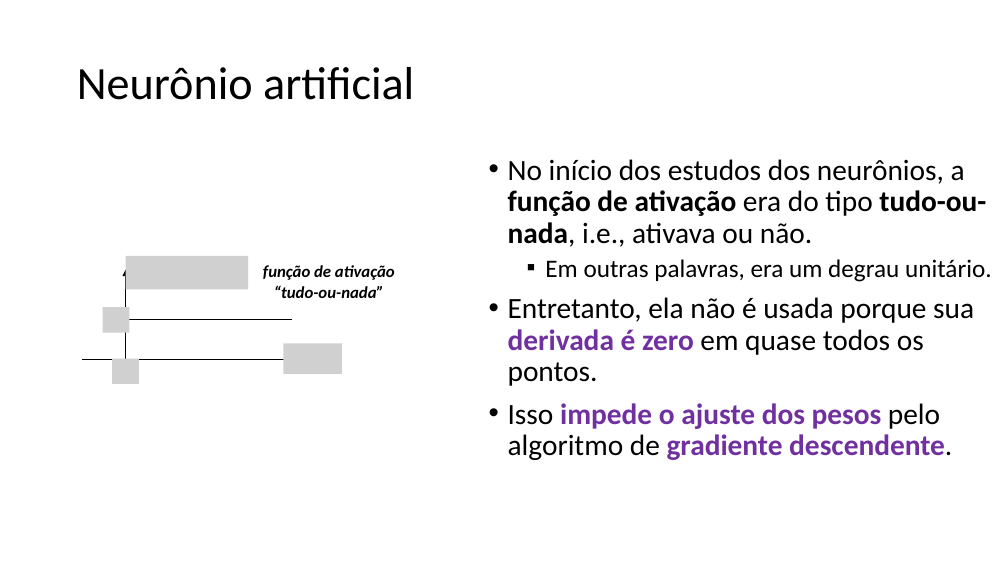
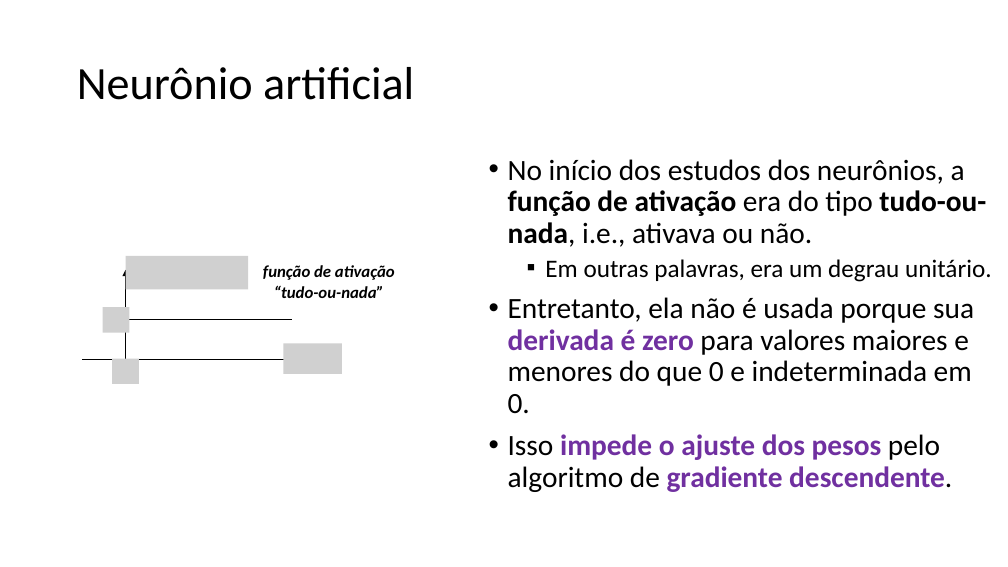
Before and after one commit to zz4fap/c24_inteligencia_artificial, a slide deck: slide 16 of slides/C24_MLP.pptx. Drawn at 1008x567 pixels with LibreOffice and Linux fonts; fonts in the diff are those of the drawing; grey boxes stand for pictures. Boxes give left, top, right and bottom in pixels: in the first picture for what was removed or moved away, otherwise in the second. Text is boxed around its words. In the diff, an @@ line names an element or a change of style, - is before the commit and + after.

```diff
--- a/slides/C24_MLP.pptx
+++ b/slides/C24_MLP.pptx
@@ text at bbox=[508, 297, 974, 413]: text changed @@
-• Entretanto, ela não é usada porque sua derivada é zero em quase todos os pontos.
+• Entretanto, ela não é usada porque sua derivada é zero para valores maiores e menores do que 0 e indeterminada em 0.
```
Also in this commit, not shown: 7 other slides changed.
